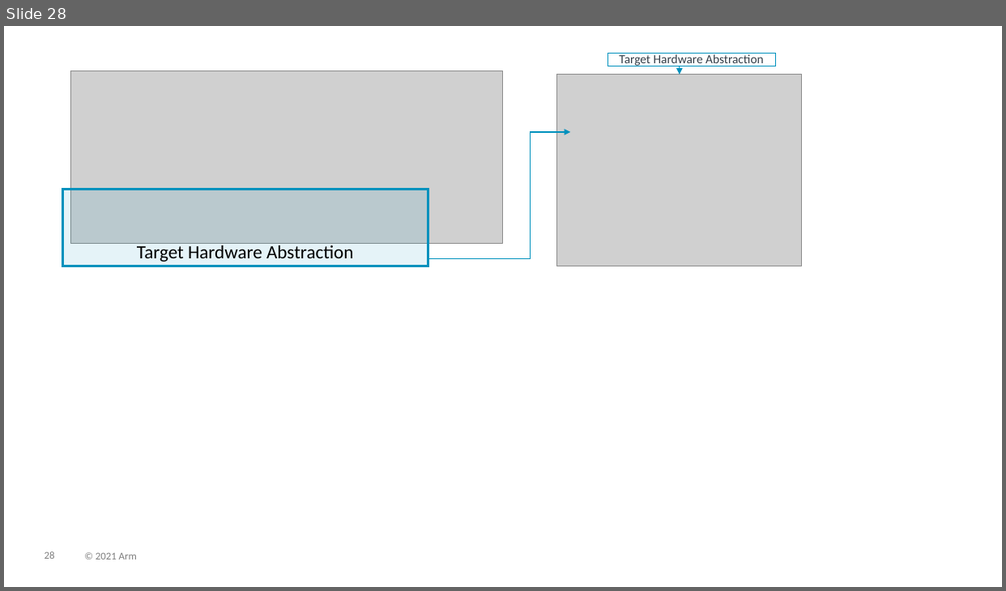
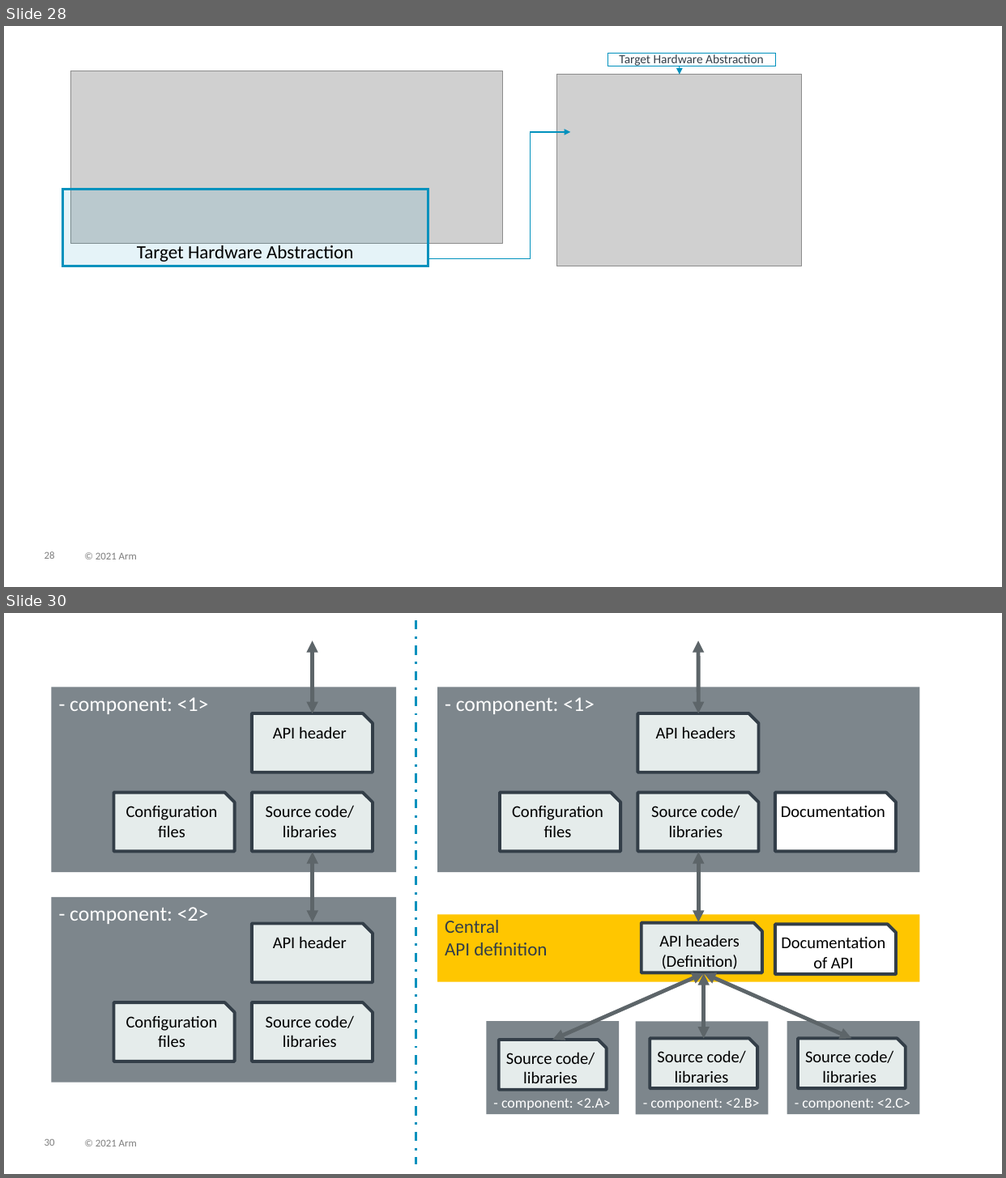
Before and after one commit to Open-CMSIS-Pack/cmsis-toolbox, a slide deck: docs/images/overview.pptx. Shown one above the other, each under a label of ours: slide 28 before the commit, slides 28 and 30 after it; the slides between them are not shown. The pictures are 1006x591 and 1006x1178 pixels, drawn with LibreOffice and Linux fonts; fonts in the diff are those of the drawing; grey boxes stand for pictures. Boxes give left, top, right and bottom in pixels: in the first picture for what was removed or moved away, otherwise in the second. Text is boxed around its words. In the diff, an @@ line names an element or a change of style, - is before the commit and + after.

Commit message:
Updated CMSIS-Toolbox documentation (#81)
Added: Create applications from components
Fixed content-map description (#78)
Clarified pack - path:
Corrected Images

---------

```diff
--- a/docs/images/overview.pptx
+++ b/docs/images/overview.pptx
@@ slide 30 added at (4,613,1002,1174), background #FFFFFF; not listed: 2 template elements that a slide beside it also shows @@
@@ line added from (415, 619) to (415, 1165), #0091BD 2.25 pt dashed @@
@@ double arrow added from (313, 713) to (313, 641), #5D6569 3.75 pt @@
@@ double arrow added from (699, 713) to (699, 641), #5D6569 3.75 pt @@
@@ rectangle added at (51,687,396,873), fill #7D868C, 20 pt, text #FFFFFF @@
+- component: <1>
@@ rectangle added at (437,687,919,873), fill #7D868C, 20 pt, text #FFFFFF @@
+- component: <1>
@@ snip rect added at (252,713,373,773), fill #E5ECEB, outline #333E48 3 pt, 16 pt, text #000000 @@
+API header
@@ snip rect added at (638,713,759,773), fill #E5ECEB, outline #333E48 3 pt, 16 pt, text #000000 @@
+API headers
@@ snip rect added at (114,793,235,852), fill #E5ECEB, outline #333E48 3 pt, 16 pt, text #000000 @@
+Configuration files
@@ snip rect added at (252,793,373,852), fill #E5ECEB, outline #333E48 3 pt, 16 pt, text #000000 @@
+Source code/
+libraries
@@ snip rect added at (500,793,620,852), fill #E5ECEB, outline #333E48 3 pt, 16 pt, text #000000 @@
+Configuration files
@@ snip rect added at (638,793,759,852), fill #E5ECEB, outline #333E48 3 pt, 16 pt, text #000000 @@
+Source code/
+libraries
@@ snip rect added at (775,793,896,852), fill #FFFFFF, outline #333E48 3 pt, 16 pt, text #000000 @@
+Documentation
@@ double arrow added from (313, 922) to (313, 852), #5D6569 3.75 pt @@
@@ double arrow added from (699, 922) to (699, 852), #5D6569 3.75 pt @@
@@ rectangle added at (51,897,396,1083), fill #7D868C, 20 pt, text #FFFFFF @@
+- component: <2>
@@ snip rect added at (252,924,373,983), fill #E5ECEB, outline #333E48 3 pt, 16 pt, text #000000 @@
+API header
@@ rectangle added at (437,914,919,982), fill #FFC600, 18 pt, text #333E48 @@
+Central
+API definition
@@ snip rect added at (641,923,761,973), fill #E5ECEB, outline #333E48 3 pt, 16 pt, text #000000 @@
+API headers
+(Definition)
@@ snip rect added at (775,924,896,974), fill #FFFFFF, outline #333E48 3 pt, 16 pt, text #000000 @@
+Documentation
+of API
@@ double arrow added from (552, 1040) to (704, 973), #5D6569 3.75 pt @@
@@ double arrow added from (851, 1039) to (704, 973), #5D6569 3.75 pt @@
@@ double arrow added from (704, 1039) to (704, 973), #5D6569 3.75 pt @@
@@ snip rect added at (114,1003,235,1063), fill #E5ECEB, outline #333E48 3 pt, 16 pt, text #000000 @@
+Configuration files
@@ snip rect added at (252,1003,373,1063), fill #E5ECEB, outline #333E48 3 pt, 16 pt, text #000000 @@
+Source code/
+libraries
@@ rectangle added at (486,1022,619,1115), fill #7D868C, 14 pt, text #FFFFFF @@
+- component: <2.A>
@@ rectangle added at (636,1022,769,1115), fill #7D868C, 14 pt, text #FFFFFF @@
+- component: <2.B>
@@ rectangle added at (787,1022,919,1115), fill #7D868C, 14 pt, text #FFFFFF @@
+- component: <2.C>
@@ snip rect added at (499,1040,607,1090), fill #E5ECEB, outline #333E48 3 pt, 16 pt, text #000000 @@
+Source code/
+libraries
@@ snip rect added at (650,1039,758,1089), fill #E5ECEB, outline #333E48 3 pt, 16 pt, text #000000 @@
+Source code/
+libraries
@@ snip rect added at (799,1039,906,1089), fill #E5ECEB, outline #333E48 3 pt, 16 pt, text #000000 @@
+Source code/
+libraries
```
Also in this commit, not shown: 2 slides changed, 12 other slides added, 10 other files.
